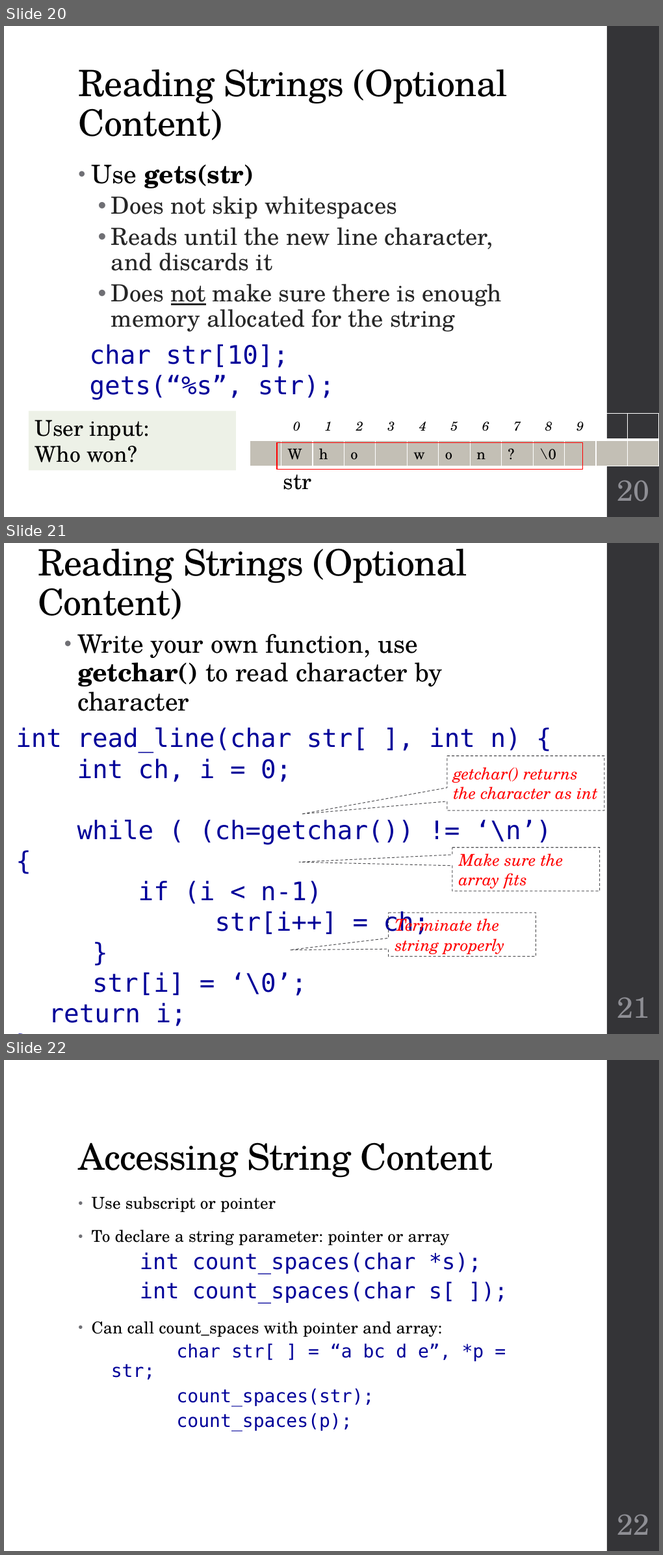
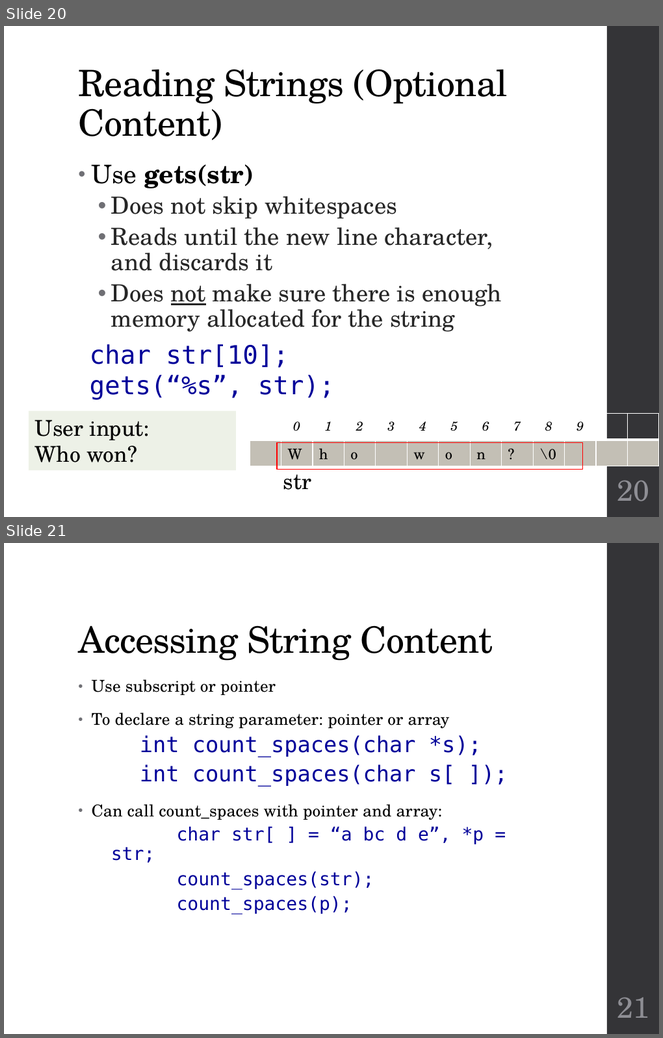
Before and after one commit to geneti/cse220_2020fall, a slide deck: Lectures/cse220-14-strings.pptx. Shown one above the other, each under a label of ours: slides 20, 21 and 22 before the commit, slides 20 and 21 after it. The pictures are 663x1555 and 663x1038 pixels, drawn with LibreOffice and Linux fonts; fonts in the diff are those of the drawing. Boxes give left, top, right and bottom in pixels: in the first picture for what was removed or moved away, otherwise in the second. Text is boxed around its words. In the diff, an @@ line names an element or a change of style, - is before the commit and + after.

```diff
--- a/Lectures/cse220-14-strings.pptx
+++ b/Lectures/cse220-14-strings.pptx
@@ slide 21 removed at (x1=4, y1=543, x2=659, y2=1034), background #FFFFFF; not listed: 1 template element that a slide beside it also shows @@
@@ title removed at (x1=38, y1=548, x2=467, y2=620) @@
-Reading Strings (Optional Content)
@@ text removed at (x1=77, y1=634, x2=442, y2=711) @@
-• Write your own function, use getchar() to read character by character
@@ text removed at (x1=16, y1=728, x2=552, y2=1027) @@
-int read_line(char str[ ], int n) {
-int ch, i = 0;
-while ( (ch=getchar()) != ‘\n’) {
-if (i < n-1)
-str[i++] = ch;
-}
-str[i] = ‘\0’;
-  return i;
-}
@@ speech box removed at (x1=447, y1=756, x2=604, y2=810) @@
-getchar() returns the character as int
@@ speech box removed at (x1=452, y1=848, x2=599, y2=891) @@
-Make sure the array fits
@@ speech box removed at (x1=389, y1=913, x2=536, y2=957) @@
-Terminate the string properly
@@ page number removed at (x1=617, y1=997, x2=649, y2=1018) @@
-21
@@ what was slide 22 is now slide 21 @@
@@ page number at (x1=617, y1=997, x2=649, y2=1018): text changed @@
-22
+21
```
Also in this commit, not shown: 2 slides changed, 1 other file.
